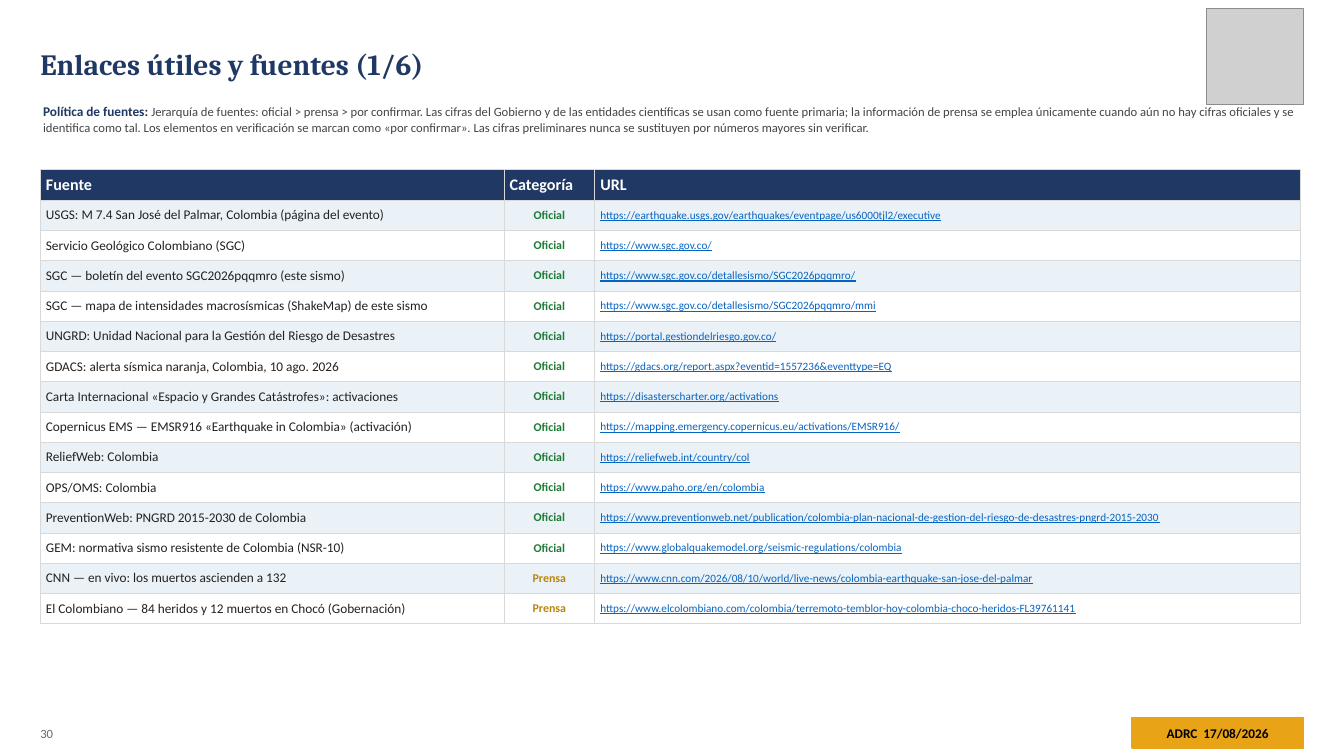
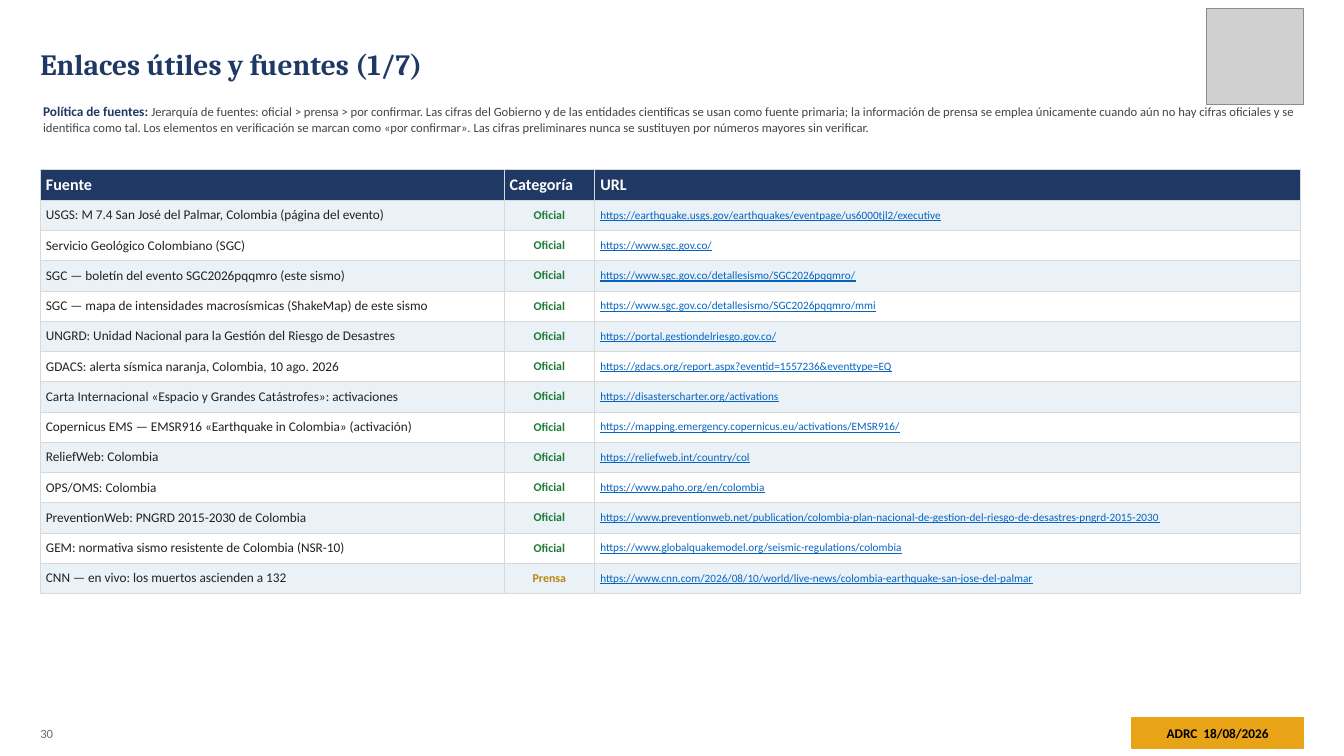
Before and after one commit to kochobi-max/whatsmap, a slide deck: slide 30 of reports/colombia_eq_20260810/output/ADRC_EQ_COL_Choco_20260810_ES.pptx. Drawn at 1344x756 pixels with LibreOffice and Linux fonts; fonts in the diff are those of the drawing; grey boxes stand for pictures. Boxes give left, top, right and bottom in pixels: in the first picture for what was removed or moved away, otherwise in the second. Text is boxed around its words. In the diff, an @@ line names an element or a change of style, - is before the commit and + after.

```diff
--- a/reports/colombia_eq_20260810/output/ADRC_EQ_COL_Choco_20260810_ES.pptx
+++ b/reports/colombia_eq_20260810/output/ADRC_EQ_COL_Choco_20260810_ES.pptx
@@ text at (40,53,422,81): text changed @@
-Enlaces útiles y fuentes (1/6)
+Enlaces útiles y fuentes (1/7)
@@ table at (40,169,1301,588) @@
-row 15: El Colombiano — 84 heridos y 12 muertos en Chocó (Gobernación) | Prensa | https://www.elcolombiano.com/colombia/terremoto-temblor-hoy-colombia-choco-heridos-FL39761141
@@ text at (1167,728,1268,739): text changed @@
-ADRC 17/08/2026
+ADRC 18/08/2026
```
Also in this commit, not shown: 35 other slides changed, 1 slide added, 8 other files.
